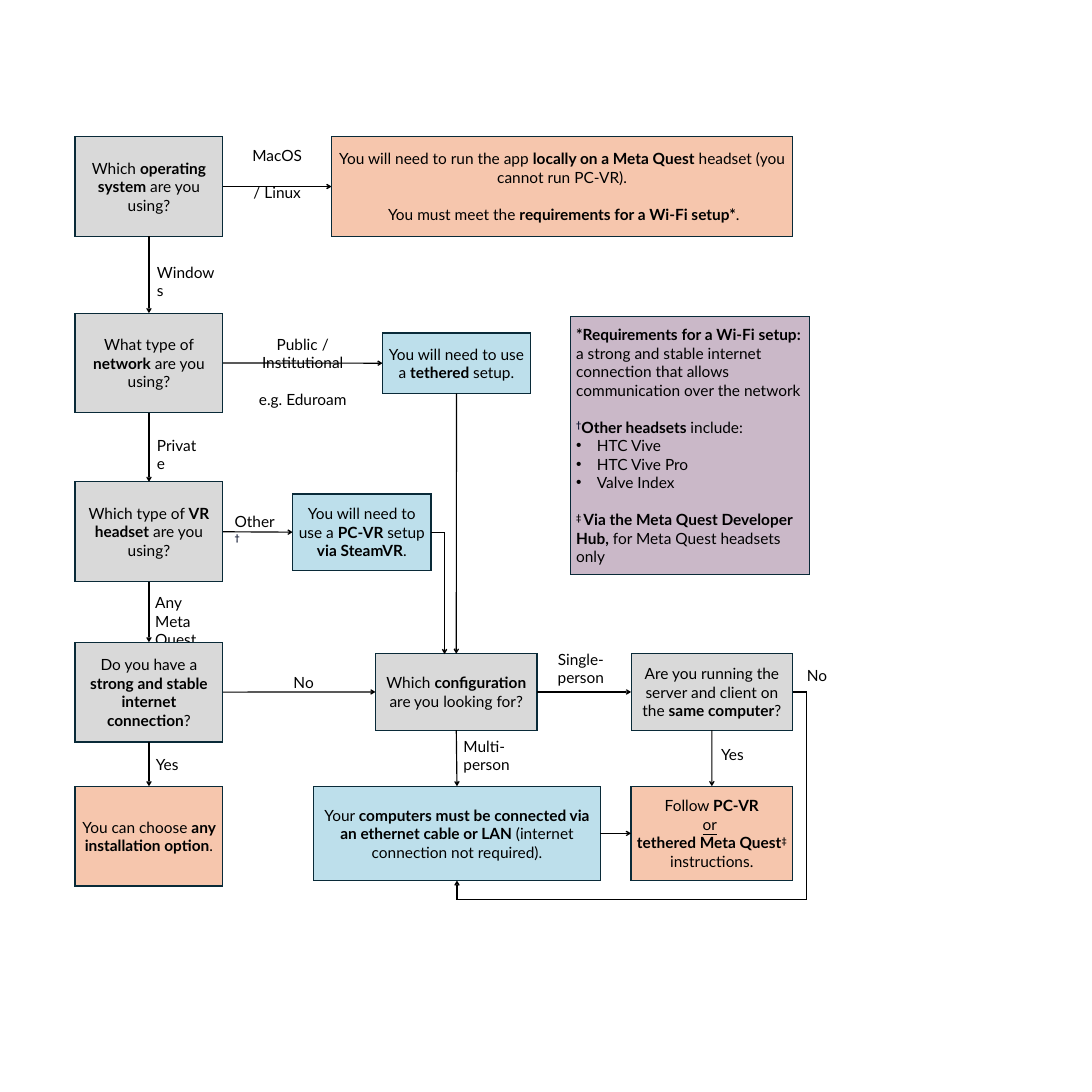
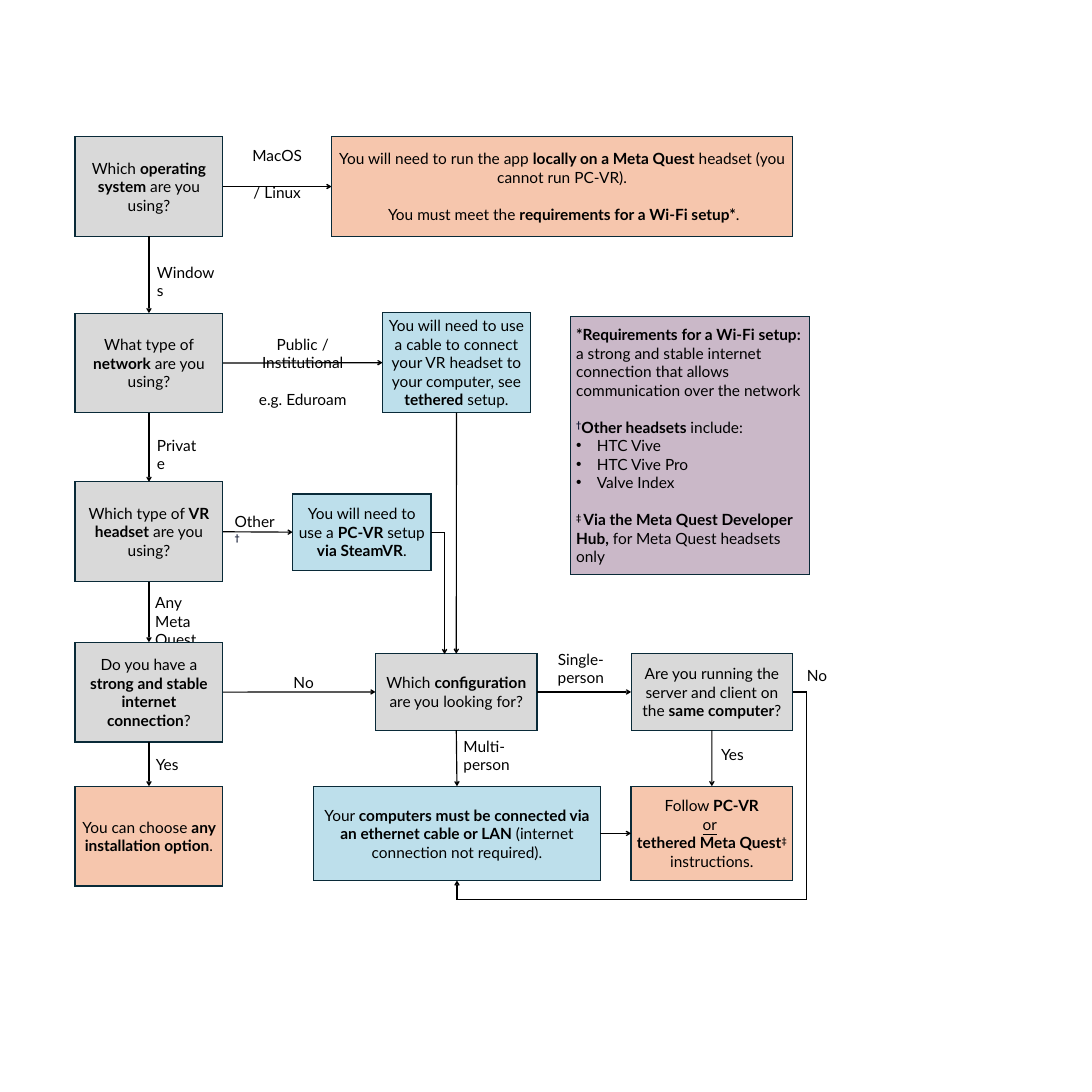
Before and after one commit to IRL2/nanover-docs, a slide deck: slide 2 of source/assets/flow-chart.pptx (slide 1 before the commit). Drawn at 1092x1092 pixels with LibreOffice and Linux fonts; fonts in the diff are those of the drawing. Boxes give left, top, right and bottom in pixels: in the first picture for what was removed or moved away, otherwise in the second. Text is boxed around its words. In the diff, an @@ line names an element or a change of style, - is before the commit and + after.

```diff
--- a/source/assets/flow-chart.pptx
+++ b/source/assets/flow-chart.pptx
@@ rectangle "You will need to use ...": place and size @@
-rectangle "You will need to use ..." at <box>383,333,530,393</box>
+rectangle "You will need to use ..." at <box>383,313,530,413</box>
@@ text in rectangle at <box>389,319,524,408</box>: text changed @@
-You will need to use a tethered setup.
+You will need to use a cable to connect your VR headset to your computer, see tethered setup.
@@ arrow moved from (456, 393) - (456, 654) to (456, 413) - (456, 654) @@
```
Also in this commit, not shown: 1 slide added, 7 other files.
